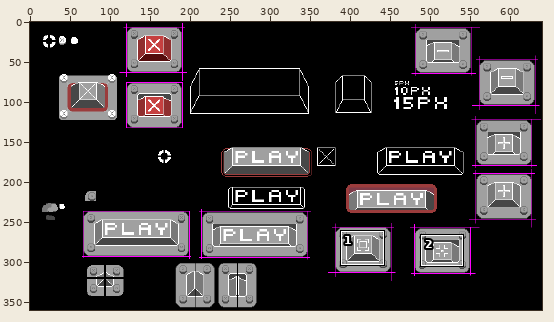
File history of a pixel-art file, art_sources/Sprite-0001.aseprite. Above, an overview of the earlier version with the close-up marked.
Close-up. First the earlier version:
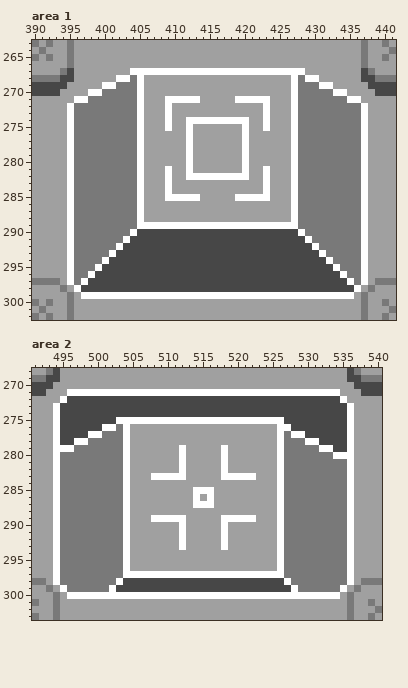
640x360 pixels, 1 frame. Shown: area 1: x 390..441, y 263..302; area 2: x 491..540, y 268..303. The commit also changed other parts of the picture, which this record leaves out.
And afterwards:
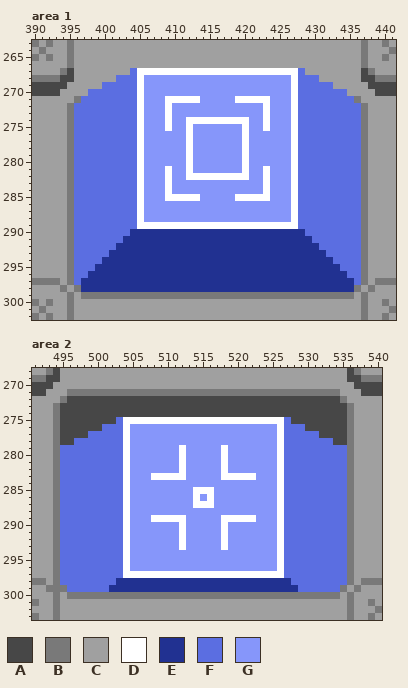
Palette (. is transparent): A #474747  B #797979  C #a0a0a0  D #ffffff  E #213191  F #5b6ee1  G #8696fa
Edits made:
layer "Group 3/Layer 4" added
layer "Group 3/Layer 7" added
layer "Layer 4" removed
Changed rows in their new state; - is an unchanged pixel.
Area 1, layer "Group 3/Layer 7":
first column x 395:
267 ---------F-----------------------F---------
268 -------FFF-GGGGGGGGGGGGGGGGGGGGG-FFF-------
269 -----FFFFF-GGGGGGGGGGGGGGGGGGGGG-FFFFF-----
270 ---FFFFFFF-GGGGGGGGGGGGGGGGGGGGG-FFFFFFF---
271 -BFFFFFFFF-GGG-----GGGGG-----GGG-FFFFFFFFB-
272 BFFFFFFFFF-GGG-GGGGGGGGGGGGG-GGG-FFFFFFFFFB
273 BFFFFFFFFF-GGG-GGGGGGGGGGGGG-GGG-FFFFFFFFFB
274 BFFFFFFFFF-GGG-GG---------GG-GGG-FFFFFFFFFB
275 BFFFFFFFFF-GGG-GG-GGGGGGG-GG-GGG-FFFFFFFFFB
276 BFFFFFFFFF-GGGGGG-GGGGGGG-GGGGGG-FFFFFFFFFB
277 BFFFFFFFFF-GGGGGG-GGGGGGG-GGGGGG-FFFFFFFFFB
278 BFFFFFFFFF-GGGGGG-GGGGGGG-GGGGGG-FFFFFFFFFB
279 BFFFFFFFFF-GGGGGG-GGGGGGG-GGGGGG-FFFFFFFFFB
280 BFFFFFFFFF-GGGGGG-GGGGGGG-GGGGGG-FFFFFFFFFB
281 BFFFFFFFFF-GGG-GG-GGGGGGG-GG-GGG-FFFFFFFFFB
282 BFFFFFFFFF-GGG-GG---------GG-GGG-FFFFFFFFFB
283 BFFFFFFFFF-GGG-GGGGGGGGGGGGG-GGG-FFFFFFFFFB
284 BFFFFFFFFF-GGG-GGGGGGGGGGGGG-GGG-FFFFFFFFFB
285 BFFFFFFFFF-GGG-----GGGGG-----GGG-FFFFFFFFFB
286 BFFFFFFFFF-GGGGGGGGGGGGGGGGGGGGG-FFFFFFFFFB
287 BFFFFFFFFF-GGGGGGGGGGGGGGGGGGGGG-FFFFFFFFFB
288 BFFFFFFFFF-GGGGGGGGGGGGGGGGGGGGG-FFFFFFFFFB
289 BFFFFFFFFF-----------------------FFFFFFFFFB
290 BFFFFFFFFEEEEEEEEEEEEEEEEEEEEEEEEEFFFFFFFFB
291 BFFFFFFFEEEEEEEEEEEEEEEEEEEEEEEEEEEFFFFFFFB
292 BFFFFFFEEEEEEEEEEEEEEEEEEEEEEEEEEEEEFFFFFFB
293 BFFFFFEEEEEEEEEEEEEEEEEEEEEEEEEEEEEEEFFFFFB
294 BFFFFEEEEEEEEEEEEEEEEEEEEEEEEEEEEEEEEEFFFFB
295 BFFFEEEEEEEEEEEEEEEEEEEEEEEEEEEEEEEEEEEFFFB
296 BFFEEEEEEEEEEEEEEEEEEEEEEEEEEEEEEEEEEEEEFFB
297 BFEEEEEEEEEEEEEEEEEEEEEEEEEEEEEEEEEEEEEEEFB
298 -BEEEEEEEEEEEEEEEEEEEEEEEEEEEEEEEEEEEEEEEB-
299 --BBBBBBBBBBBBBBBBBBBBBBBBBBBBBBBBBBBBBBB--
Area 2, layer "Group 3/Layer 7":
first column x 494:
271 --BBBBBBBBBBBBBBBBBBBBBBBBBBBBBBBBBBBBBBB--
272 -B---------------------------------------B-
273 B-----------------------------------------B
274 B-----------------------------------------B
275 B--------F-----------------------F--------B
276 B------FFF-GGGGGGGGGGGGGGGGGGGGG-FFF------B
277 B----FFFFF-GGGGGGGGGGGGGGGGGGGGG-FFFFF----B
278 B--FFFFFFF-GGGGGGGGGGGGGGGGGGGGG-FFFFFFF--B
279 BFFFFFFFFF-GGGGGGG-GGGGG-GGGGGGG-FFFFFFFFFB
280 BFFFFFFFFF-GGGGGGG-GGGGG-GGGGGGG-FFFFFFFFFB
281 BFFFFFFFFF-GGGGGGG-GGGGG-GGGGGGG-FFFFFFFFFB
282 BFFFFFFFFF-GGGGGGG-GGGGG-GGGGGGG-FFFFFFFFFB
283 BFFFFFFFFF-GGG-----GGGGG-----GGG-FFFFFFFFFB
284 BFFFFFFFFF-GGGGGGGGGGGGGGGGGGGGG-FFFFFFFFFB
285 BFFFFFFFFF-GGGGGGGGG---GGGGGGGGG-FFFFFFFFFB
286 BFFFFFFFFF-GGGGGGGGG-G-GGGGGGGGG-FFFFFFFFFB
287 BFFFFFFFFF-GGGGGGGGG---GGGGGGGGG-FFFFFFFFFB
288 BFFFFFFFFF-GGGGGGGGGGGGGGGGGGGGG-FFFFFFFFFB
289 BFFFFFFFFF-GGG-----GGGGG-----GGG-FFFFFFFFFB
290 BFFFFFFFFF-GGGGGGG-GGGGG-GGGGGGG-FFFFFFFFFB
291 BFFFFFFFFF-GGGGGGG-GGGGG-GGGGGGG-FFFFFFFFFB
292 BFFFFFFFFF-GGGGGGG-GGGGG-GGGGGGG-FFFFFFFFFB
293 BFFFFFFFFF-GGGGGGG-GGGGG-GGGGGGG-FFFFFFFFFB
294 BFFFFFFFFF-GGGGGGGGGGGGGGGGGGGGG-FFFFFFFFFB
295 BFFFFFFFFF-GGGGGGGGGGGGGGGGGGGGG-FFFFFFFFFB
296 BFFFFFFFFF-GGGGGGGGGGGGGGGGGGGGG-FFFFFFFFFB
297 BFFFFFFFFF-----------------------FFFFFFFFFB
298 BFFFFFFFFEEEEEEEEEEEEEEEEEEEEEEEEEFFFFFFFFB
299 BBFFFFFFEEEEEEEEEEEEEEEEEEEEEEEEEEEFFFFFFB-
300 --BBBBBBBBBBBBBBBBBBBBBBBBBBBBBBBBBBBBBBB--
